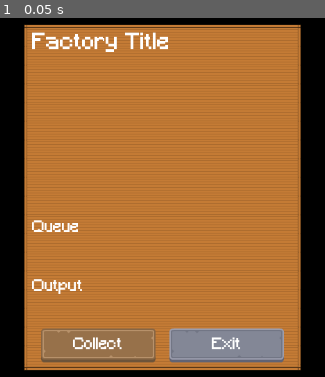
Above: before the commit, frame 1.
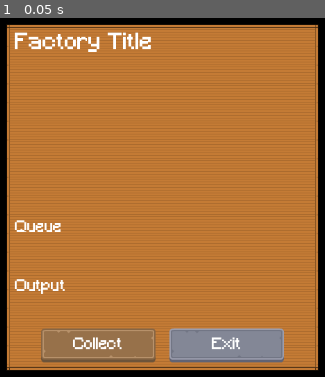
Above: after the commit, the same moment.

Repository: jstasiaczek/horse-game
Game: Godot game, scene res://scene/factory_hud/factory_hud.tscn
Same seed, same stepped clock (60 frames per second), same inputs: the game is played once before the commit and once after it. This scene is started directly instead of the project's main scene.
Inputs:
- Up to frame 1 (0.05 s): no input

The runs differ from the first frame. In frame 1, 13% of the frame differs, in the area x 2-98%, y 1-99%.
Error in both runs: Invalid access to property or key 'type' on a base object of type 'Nil'. (res://scene/factory_hud/factory_hud.gd:51)

Commit message:
changed html export config, changed repice to use InventoryItem as input

Diff:
--- a/classes/inventory_tool.gd
+++ b/classes/inventory_tool.gd
@@ -11,14 +11,14 @@
 	return false
 
 static func can_pay_for_recipe(inventory: Array[InventoryItem], recipe: Recipe, recipe_count: int = 1) -> bool:
-	for item in recipe.input:
-		if not has_in_inventory(inventory, item, recipe_count):
+	for el in recipe.input:
+		if not has_in_inventory(inventory, el.item, recipe_count * el.count):
 			return false
 	return true
 
 static func pay_for_recipe(inventory: Array[InventoryItem], recipe: Recipe) -> Array[InventoryItem]:
-	for item in recipe.input:
-		inventory = remove_from_inventory(inventory, item, 1)
+	for el in recipe.input:
+		inventory = remove_from_inventory(inventory, el.item, el.count)
 	return inventory.duplicate(true)
 
 static func remove_from_inventory(inventory: Array[InventoryItem], item: Types.ITEM, count: int = 1) -> Array[InventoryItem]:
--- a/classes/recipe.gd
+++ b/classes/recipe.gd
@@ -1,6 +1,6 @@
 class_name Recipe
 
-var input: Array[Types.ITEM] =[]
+var input: Array[InventoryItem] =[]
 var output: InventoryItem
 var time: int = 60
 var player_required: bool = false
@@ -9,7 +9,7 @@
 	return time == 0
 
 
-func _init(inp: Array[Types.ITEM], out: Types.ITEM, out_count: int = 1, t: int = 1, req: bool = false):
+func _init(inp: Array[InventoryItem], out: Types.ITEM, out_count: int = 1, t: int = 1, req: bool = false):
 	input = inp
 	output = InventoryItem.new(out, out_count)
 	time = t
--- a/level/level0/level0.gd
+++ b/level/level0/level0.gd
@@ -25,7 +25,7 @@
 	var market: Factory = GameService.create_default_factory(Types.POI_TYPES.MARKET)
 	market.recipes = []
 	market.recipes.append(Recipe.new(
-		[Types.ITEM.APPLE],
+		[InventoryItem.new(Types.ITEM.APPLE)],
 		Types.ITEM.WHEAT,
 		1,
 		0))
--- a/level/level2/level2.gd
+++ b/level/level2/level2.gd
@@ -33,7 +33,7 @@
 		Types.POI_TYPES.MINE,
 		[
 			Recipe.new(
-				[Types.ITEM.COIN],
+				[InventoryItem.new(Types.ITEM.COIN)],
 				Types.ITEM.IRON,
 				1,
 				30,
@@ -45,25 +45,25 @@
 		Types.POI_TYPES.MARKET,
 		[
 			Recipe.new(
-				[Types.ITEM.FLOUR],
+				[InventoryItem.new(Types.ITEM.FLOUR)],
 				Types.ITEM.COIN,
 				2,
 				0,
 			),
 			Recipe.new(
-				[Types.ITEM.WHEAT],
+				[InventoryItem.new(Types.ITEM.WHEAT)],
 				Types.ITEM.COIN,
 				1,
 				0,
 			),
 			Recipe.new(
-				[Types.ITEM.IRON],
+				[InventoryItem.new(Types.ITEM.IRON)],
 				Types.ITEM.COIN,
 				4,
 				0,
 			),
 			Recipe.new(
-				[Types.ITEM.COIN, Types.ITEM.FLOUR],
+				[InventoryItem.new(Types.ITEM.COIN), InventoryItem.new(Types.ITEM.FLOUR)],
 				Types.ITEM.BREAD,
 				1,
 				0,
@@ -79,7 +79,7 @@
 		Types.POI_TYPES.BLACKSMITH,
 		[
 			Recipe.new(
-				[Types.ITEM.IRON, Types.ITEM.COIN],
+				[InventoryItem.new(Types.ITEM.IRON, 3), InventoryItem.new(Types.ITEM.COIN)],
 				Types.ITEM.PICKAXE,
 				1,
 				60,
@@ -90,7 +90,7 @@
 		Types.POI_TYPES.ALCHEMIST,
 		[
 			Recipe.new(
-				[Types.ITEM.COIN],
+				[InventoryItem.new(Types.ITEM.COIN, 6)],
 				Types.ITEM.TNT,
 				1,
 				60,
--- a/scene/factory_hud/factory_hud.tscn
+++ b/scene/factory_hud/factory_hud.tscn
@@ -25,7 +25,7 @@
 grow_vertical = 2
 
 [node name="WoodPanel" parent="CC" instance=ExtResource("1_th0at")]
-custom_minimum_size = Vector2(400, 500)
+custom_minimum_size = Vector2(450, 500)
 layout_mode = 2
 
 [node name="MG" type="MarginContainer" parent="CC/WoodPanel"]
--- a/scene/factory_hud/recipe.gd
+++ b/scene/factory_hud/recipe.gd
@@ -26,8 +26,10 @@
 	if recipe.time > 0:
 		desc += "%.1fh " % (recipe.time / 60.0)
 	for i in range(recipe.input.size()):
-		var item = recipe.input[i]
-		desc += "[img]"+ Types.get_item_icon_path(item) +"[/img] "
+		var item: InventoryItem = recipe.input[i]
+		if item.count > 1:
+			desc += "%2d " % item.count
+		desc += "[img]"+ Types.get_item_icon_path(item.item) +"[/img] "
 		if i+1 < recipe.input.size():
 			desc += PLUS_ICON_CODE
 	if recipe.player_required:
--- a/service/game_service.gd
+++ b/service/game_service.gd
@@ -202,28 +202,28 @@
 	var recipes: Array[Recipe] = []
 	match type:
 		Types.POI_TYPES.BAKERY:
-			recipes.append(Recipe.new([Types.ITEM.FLOUR], Types.ITEM.BREAD, 1, 15))
+			recipes.append(Recipe.new([InventoryItem.new(Types.ITEM.FLOUR)], Types.ITEM.BREAD, 1, 15))
 			return Factory.new(type, recipes)
 		Types.POI_TYPES.FARM:
-			recipes.append(Recipe.new([Types.ITEM.COIN], Types.ITEM.WHEAT, 1, 60))
+			recipes.append(Recipe.new([InventoryItem.new(Types.ITEM.COIN)], Types.ITEM.WHEAT, 1, 60))
 			return Factory.new(type, recipes)
 		Types.POI_TYPES.LUMBERJACK:
-			recipes.append(Recipe.new([Types.ITEM.COIN, Types.ITEM.BREAD], Types.ITEM.WOOD, 1, 15))
+			recipes.append(Recipe.new([InventoryItem.new(Types.ITEM.COIN), InventoryItem.new(Types.ITEM.BREAD)], Types.ITEM.WOOD, 1, 15))
 			return Factory.new(type, recipes)
 		Types.POI_TYPES.ORCHARD:
 			recipes.append(Recipe.new([], Types.ITEM.APPLE, 1, 60*4, true))
-			recipes.append(Recipe.new([Types.ITEM.COIN], Types.ITEM.APPLE, 1, 15))
+			recipes.append(Recipe.new([InventoryItem.new(Types.ITEM.COIN)], Types.ITEM.APPLE, 1, 15))
 			return Factory.new(type, recipes)
 		Types.POI_TYPES.WINDMILL:
-			recipes.append(Recipe.new([Types.ITEM.WHEAT], Types.ITEM.FLOUR, 1, 30))
+			recipes.append(Recipe.new([InventoryItem.new(Types.ITEM.WHEAT)], Types.ITEM.FLOUR, 1, 30))
 			return Factory.new(type, recipes)
 		Types.POI_TYPES.PORT:
-			recipes.append(Recipe.new([Types.ITEM.COIN], Types.ITEM.FISH, 1, 60))
+			recipes.append(Recipe.new([InventoryItem.new(Types.ITEM.COIN)], Types.ITEM.FISH, 1, 60))
 			return Factory.new(type, recipes)
 		Types.POI_TYPES.MARKET:
-			recipes.append(Recipe.new([Types.ITEM.FISH], Types.ITEM.COIN, 2, 0))
-			recipes.append(Recipe.new([Types.ITEM.WOOD], Types.ITEM.COIN, 6, 0))
-			recipes.append(Recipe.new([Types.ITEM.APPLE], Types.ITEM.COIN, 1, 0))
-			recipes.append(Recipe.new([Types.ITEM.BREAD], Types.ITEM.COIN, 4, 0))
+			recipes.append(Recipe.new([InventoryItem.new(Types.ITEM.FISH)], Types.ITEM.COIN, 2, 0))
+			recipes.append(Recipe.new([InventoryItem.new(Types.ITEM.WOOD)], Types.ITEM.COIN, 6, 0))
+			recipes.append(Recipe.new([InventoryItem.new(Types.ITEM.APPLE)], Types.ITEM.COIN, 1, 0))
+			recipes.append(Recipe.new([InventoryItem.new(Types.ITEM.BREAD)], Types.ITEM.COIN, 4, 0))
 			return Factory.new(type, recipes)
 	return null
Not shown, changed: export_presets.cfg
